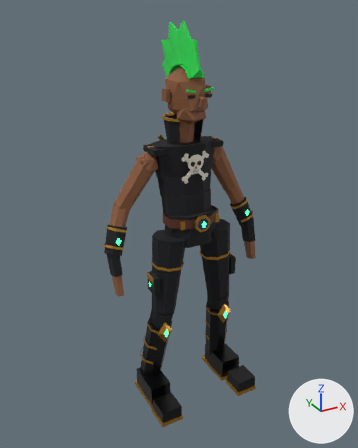
A saved change to the glTF model rp7d/assets/rizer/rizer_psychosyd.glb.
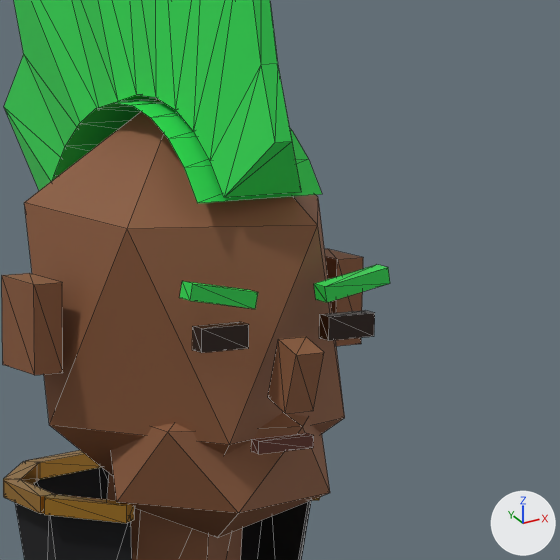
Each version appears first whole from a 50 mm camera at (-1.205, -2.469, 2.084) aimed at (-0.041, -0.353, 1.026), and next in a close-up on the part from 45% to 66% of the width and 11% to 28% of the height. The axes (+X, +Y, +Z) are drawn at lower right. The lights are the same throughout. The first two pictures are the older version. The close-ups show mesh edges as thin lines. Where no turn or scale is listed for an object, it has been applied to the vertices. Vertices at exactly the same position are counted once.

Names of what the first close-up shows: 'RizerBody'.
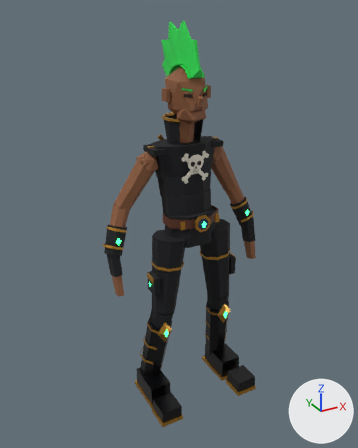
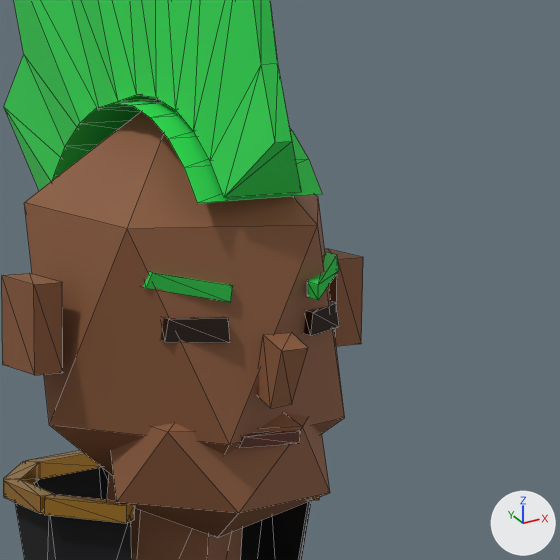
Where the change shows, as pixel boxes [x1, y1, x2, y2] in the close-ups (560 x 560 px; the box of a moved part takes in the faces that stretch with it):
'RizerBody', reshaped: before [2, 0, 390, 560]; after [2, 0, 363, 560]
part 1 of me_rizerbody, moved or reshaped: before [268, 337, 324, 414]; after [257, 332, 308, 409]
part 2 of me_rizerbody, moved or reshaped: before [179, 281, 258, 309]; after [143, 272, 233, 302]
part 3 of me_rizerbody, moved or reshaped: before [314, 265, 390, 303]; after [307, 252, 339, 300]
part 4 of me_rizerbody, moved or reshaped: before [192, 322, 249, 353]; after [160, 317, 230, 343]
part 5 of me_rizerbody, moved or reshaped: before [319, 310, 375, 341]; after [304, 301, 339, 336]
part 6 of me_rizerbody, moved or reshaped: before [251, 433, 314, 454]; after [238, 431, 301, 448]

Patch to the scene script:
```diff
--- a/rp7d/assets/rizer/rizer_psychosyd.glb.py
+++ b/rp7d/assets/rizer/rizer_psychosyd.glb.py
@@ me_rizerbody @@
 me_rizerbody.from_pydata(...)  # 1238 vertices, 1760 faces; spans x -0.46..0.46, y -0.66..-0.1, z 0.0..2.02
 # used by ob_rizerbody; location = (0.0, 0.0, 0.0)
+# me_rizerbody part 1: the loose piece of 8 vertices spanning x -0.01..0.01, y -0.51..-0.48, z 1.66..1.7 is moved by (0.0, 0.02, 0.0)
+# me_rizerbody part 2: the loose piece of 8 vertices spanning x -0.07..-0.02, y -0.49..-0.47, z 1.72..1.74 is turned -23.9 degrees about the z axis through its middle and scaled by 1.09, then moved by (0.0, 0.04, 0.0)
+# me_rizerbody part 3: the loose piece of 8 vertices spanning x 0.02..0.07, y -0.49..-0.47, z 1.72..1.74 is multiplied about its middle by the matrix ((0.996, -0.997, -0.038), (0.995, 0.989, 0.141), (-0.073, -0.127, 1.402)), then moved by (0.0, 0.04, 0.0)
+# me_rizerbody part 4: the loose piece of 8 vertices spanning x -0.06..-0.03, y -0.48..-0.47, z 1.7..1.71 is multiplied about its middle by the matrix ((0.988, 0.505, -0.014), (-0.505, 0.988, -0.033), (-0.003, 0.036, 1.109)), then moved by (0.0, 0.03, 0.0)
+# me_rizerbody part 5: the loose piece of 8 vertices spanning x 0.03..0.06, y -0.48..-0.47, z 1.7..1.71 is multiplied about its middle by the matrix ((0.975, -0.61, -0.016), (0.61, 0.974, 0.032), (-0.003, -0.036, 1.149)), then moved by (0.0, 0.03, 0.0)
+# me_rizerbody part 6: the loose piece of 8 vertices spanning x -0.02..0.02, y -0.48..-0.47, z 1.63..1.64 is moved by (0.0, 0.02, 0.0)
 me_rizerbody.materials.append(mat_r_skin)
```
